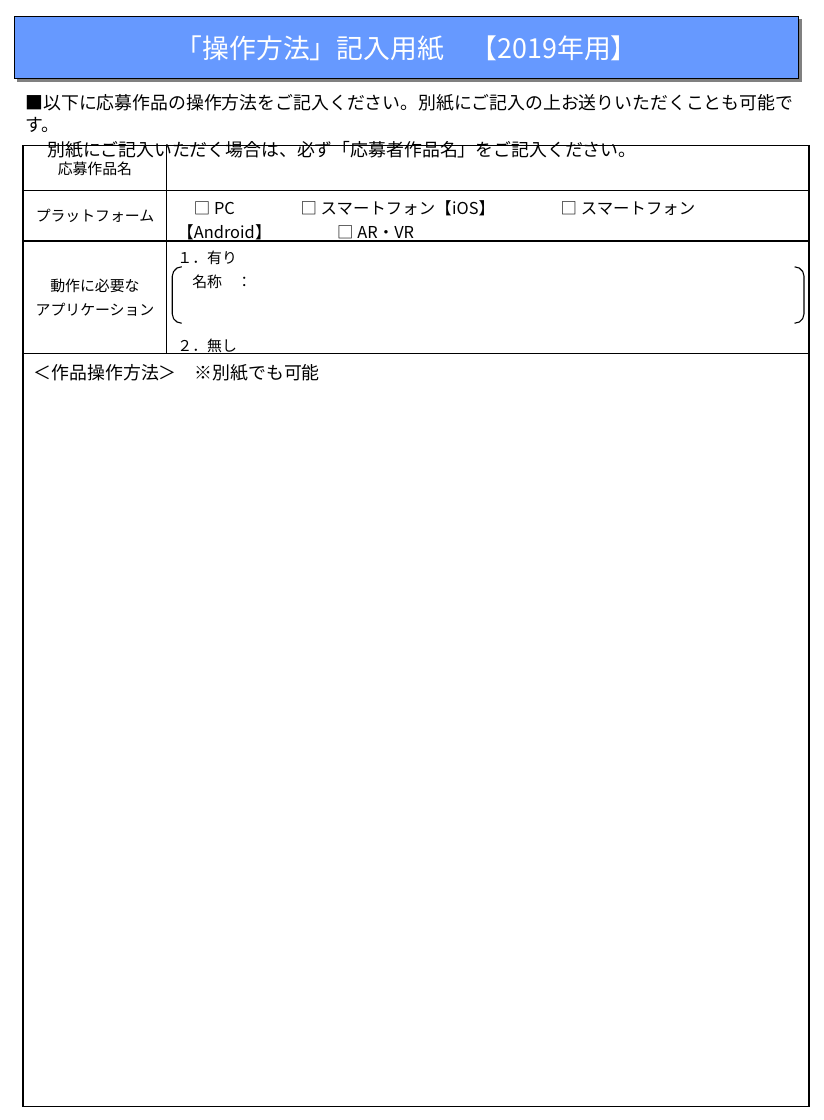
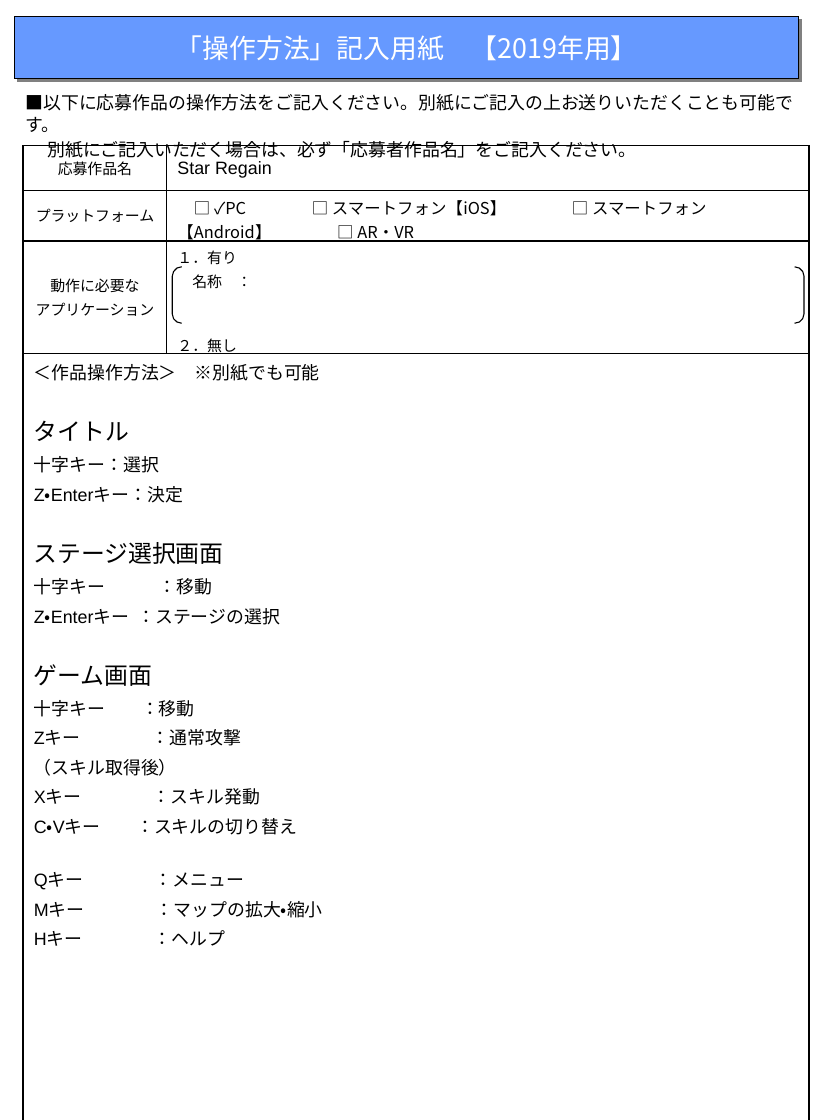
Before and after one commit to r1towww/osore, a slide deck: slide 1 of 2_操作方法フォーマット2019/2_操作方法フォーマット2019.pptx. Drawn at 824x1120 pixels with LibreOffice and Linux fonts; fonts in the diff are those of the drawing. Boxes give left, top, right and bottom in pixels: in the first picture for what was removed or moved away, otherwise in the second. Text is boxed around its words. In the diff, an @@ line names an element or a change of style, - is before the commit and + after.

```diff
--- a/2_操作方法フォーマット2019/2_操作方法フォーマット2019.pptx
+++ b/2_操作方法フォーマット2019/2_操作方法フォーマット2019.pptx
@@ table at bbox=[24, 146, 810, 1120] @@
-row 1, column 2: 
+row 1, column 2: Star Regain
-row 2, column 2: □ PC □ スマートフォン【iOS】 □ スマートフォン【Android】 □ AR・VR
+row 2, column 2: □ ✓PC □ スマートフォン【iOS】 □ スマートフォン【Android】 □ AR・VR
-row 4, column 1: ＜作品操作方法＞ ※別紙でも可能
+row 4, column 1: ＜作品操作方法＞ ※別紙でも可能 / タイトル / 十字キー：選択 / Z・Enterキー：決定 / ステージ選択画面 / 十字キー ：移動 / Z・Enterキー ：ステージの選択 / ゲーム画面 / 十字キー ：移動 / Zキー ：通常攻撃 / （スキル取得後） / Xキー ：スキル発動 / C・Vキー ：スキルの切り替え / Qキー ：メニュー / Mキー ：マップの拡大・縮小 / Hキー ：ヘルプ
```
Also in this commit, not shown: 4 other files.
